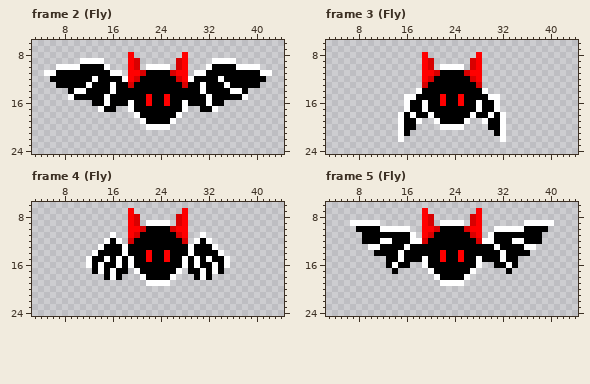
File history of a pixel-art file, Assets/Sprites/Enemies/Wagracks.aseprite. Above is the file before it was changed.
48x32 pixels, 6 frames. Shown: frame 2 (Fly): x 3..44, y 6..24; frame 3 (Fly): x 3..44, y 6..24; frame 4 (Fly): x 3..44, y 6..24; frame 5 (Fly): x 3..44, y 6..24. The commit also changed other frames, which this record leaves out.
After:
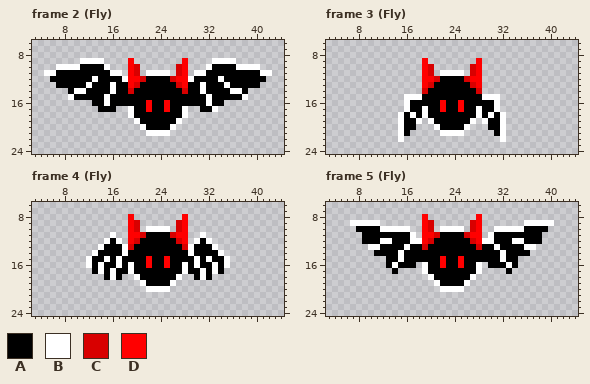
Palette (. is transparent): A #000000  B #ffffff  C #d80000  D #ff0000
Diff:
Changed rows in their new state; - is an unchanged pixel.
Frame 2 (Fly), layers "Horn", "Body":
first column x 14:
 8 -----.--------.
 9 ------.------.-
10 --------....---
11 ------C.BBBB.C-
12 ------DC----CD-
13 -----DC------CD
14 -----C--------C
15 --------A--A---
16 -----A--------A
17 A-------D--D---
18 -----BA------AB
19 ------BA----AB-
20 -------BAAAAB--
21 --------BBBB---
Frame 3 (Fly), layers "Horn", "Body":
first column x 18:
 8 -.--------.-
 9 --.------.--
10 ----....----
11 --C.BBBB.C--
12 --DC----CD--
13 -DC------CD-
14 .C--------C.
15 B---A--A---B
16 -A--------A-
17 ----D--D----
18 -BA------AB-
19 --BA----AB--
20 ---BAAAAB---
21 ----BBBB----
Frame 4 (Fly), layers "Horn", "Body":
first column x 19:
 7 .--------.
 8 -.------.-
 9 ---....---
10 -C.BBBB.C-
11 -DC----CD-
12 DC------CD
13 C--------C
14 ---A--A---
15 A--------A
16 ---D--D---
17 BA------AB
18 -BA----AB-
19 --BAAAAB--
20 ---BBBB---
Frame 5 (Fly), layers "Horn", "Body":
first column x 17:
 7 --.--------.--
 8 ---.------.---
 9 -----....-----
10 ---C.BBBB.C---
11 ---DC----CD---
12 --DC------CD--
13 --C--------C--
14 -----A--A-----
15 --A--------A--
16 A----D--D----A
17 --BA------AB--
18 ---BA----AB---
19 ----BAAAAB----
20 -----BBBB-----
